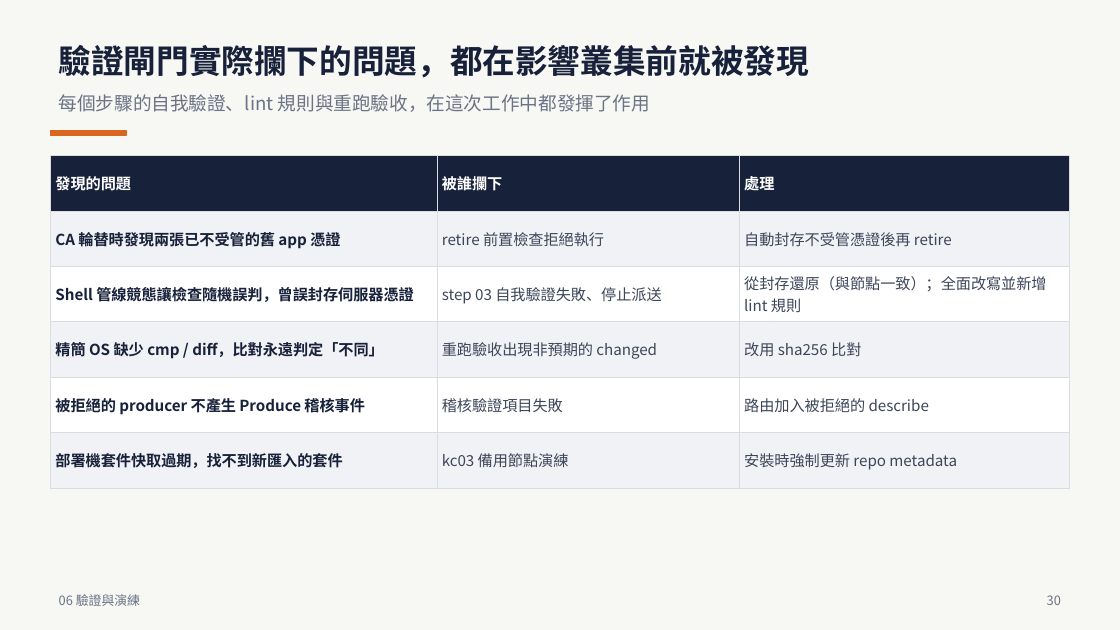
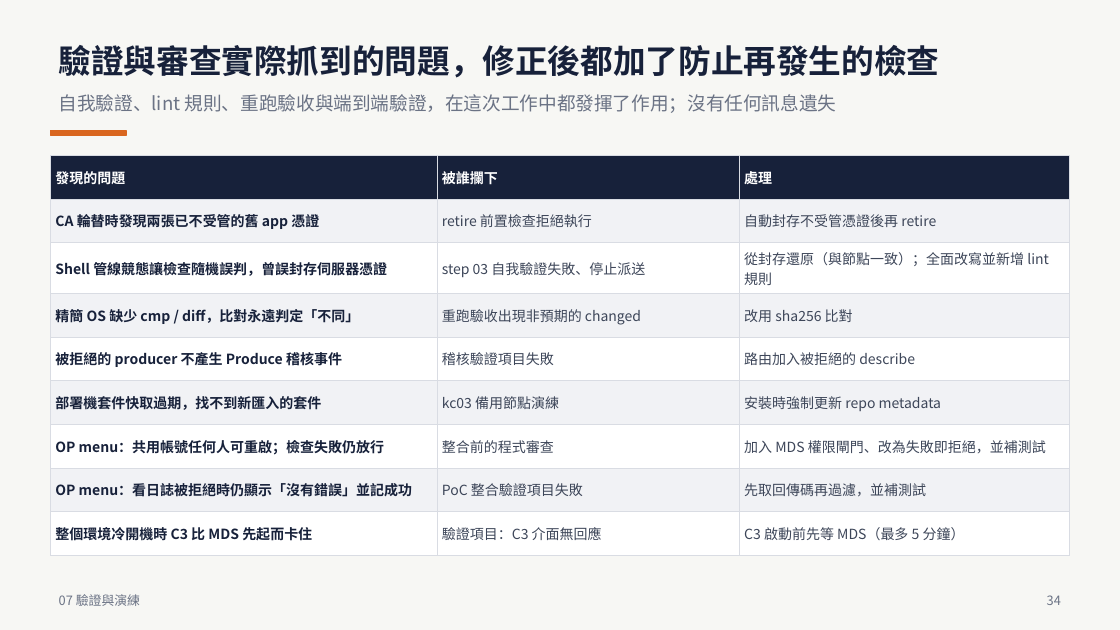
Before and after one commit to zxc81906119/kafka_install_ops, a slide deck: slide 34 of docs/Confluent-離線安裝PoC-全流程.pptx (slide 30 before the commit). Drawn at 1120x630 pixels with LibreOffice and Linux fonts; fonts in the diff are those of the drawing. Boxes give left, top, right and bottom in pixels: in the first picture for what was removed or moved away, otherwise in the second. Text is boxed around its words. In the diff, an @@ line names an element or a change of style, - is before the commit and + after.

```diff
--- a/docs/Confluent-離線安裝PoC-全流程.pptx
+++ b/docs/Confluent-離線安裝PoC-全流程.pptx
@@ text at bbox=[59, 45, 940, 78]: text changed @@
-驗證閘門實際攔下的問題，都在影響叢集前就被發現
+驗證與審查實際抓到的問題，修正後都加了防止再發生的檢查
@@ text at bbox=[59, 94, 837, 113]: text changed @@
-每個步驟的自我驗證、lint 規則與重跑驗收，在這次工作中都發揮了作用
+自我驗證、lint 規則、重跑驗收與端到端驗證，在這次工作中都發揮了作用；沒有任何訊息遺失
@@ table at bbox=[50, 155, 1070, 547] @@
+row 7: OP menu：共用帳號任何人可重啟；檢查失敗仍放行 | 整合前的程式審查 | 加入 MDS 權限閘門、改為失敗即拒絕，並補測試
+row 8: OP menu：看日誌被拒絕時仍顯示「沒有錯誤」並記成功 | PoC 整合驗證項目失敗 | 先取回傳碼再過濾，並補測試
+row 9: 整個環境冷開機時 C3 比 MDS 先起而卡住 | 驗證項目：C3 介面無回應 | C3 啟動前先等 MDS（最多 5 分鐘）
@@ text at bbox=[59, 594, 140, 606]: text changed @@
-06 驗證與演練
+07 驗證與演練
@@ text at bbox=[1047, 595, 1061, 605]: text changed @@
-30
+34
```
Also in this commit, not shown: 14 other slides changed, 4 slides added, 47 other files.
